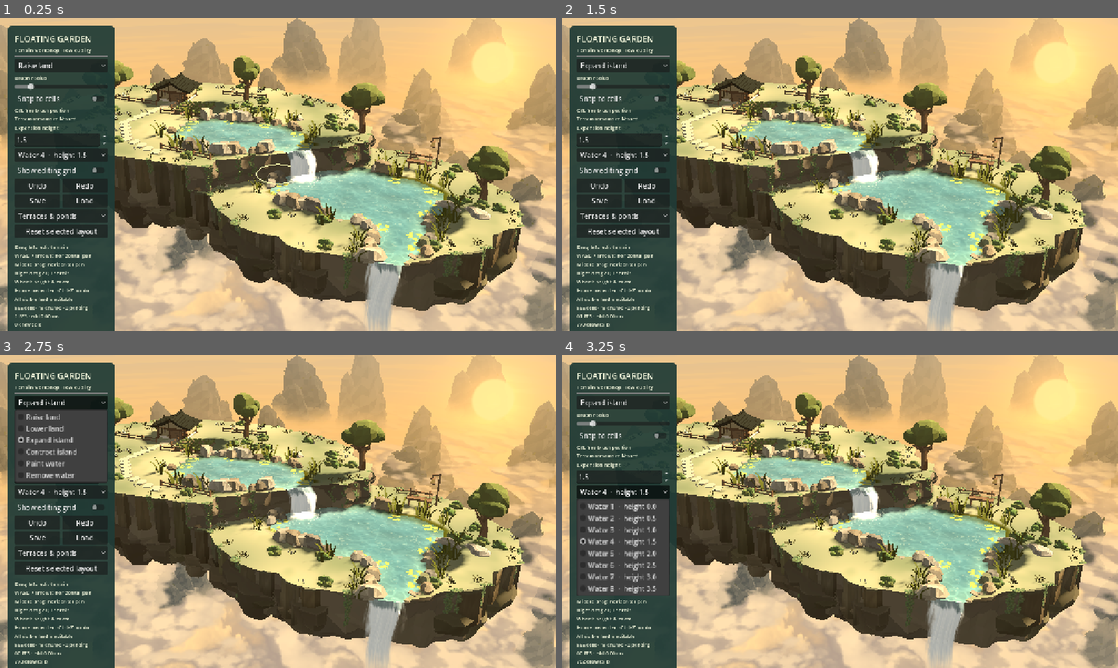
Above: before the commit, frames 1-4 (two rows, left to right).
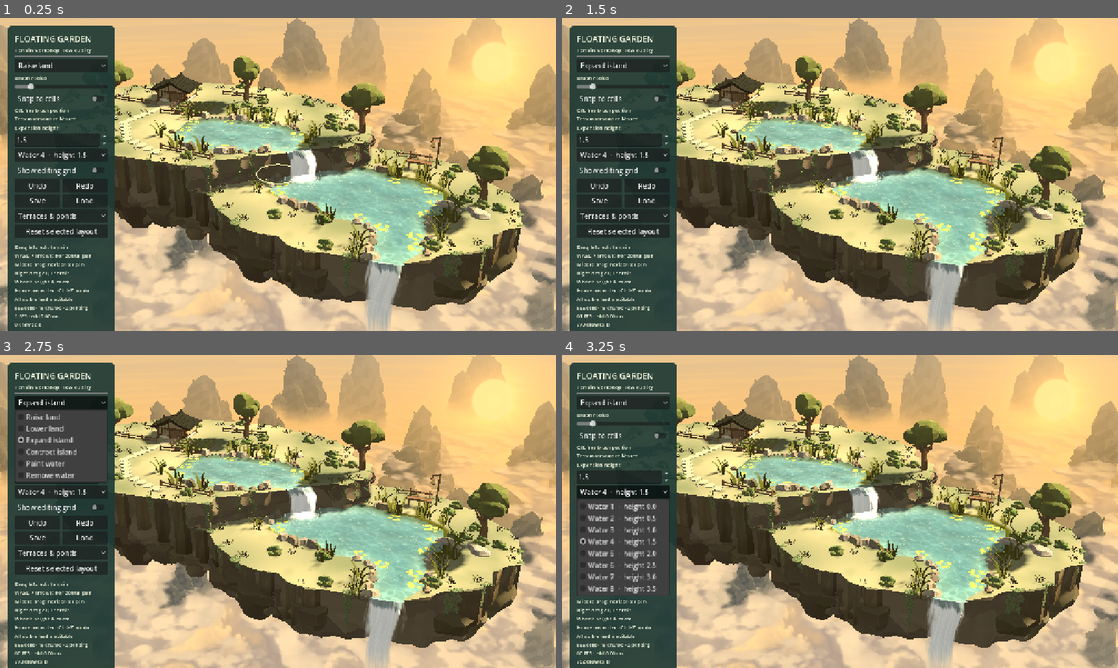
Above: after the commit, the same moments.

Repository: YI1219/Idle_and_incremental_game
Game: Godot game, scene res://scenes/terrain_editor.tscn
Two runs of this game, one before a commit and one after it. Both use one fixed random seed, a clock stepped at 60 frames per second and the inputs below.
Inputs:
- Up to frame 1 (0.25 s): no input
- Up to frame 2 (1.5 s): click "Raise land" at 0.5 s; click "Snap to cells" at 1.25 s
- Up to frame 3 (2.75 s): click "Expand island" at 2 s
- Up to frame 4 (3.25 s): click "Water 4 · height 1.5" at 2.75 s

The runs differ from the first frame. In frame 1, 2.3% of the frame differs, in the area x 30-79%, y 28-80%; in frame 2, 2.3%; in frame 3, 2.3%; in frame 4, 2.3%.

Commit message:
Smaller shore stones: one scale factor keeps size, rotation and submersion variety
Co-authored-by: YI <YI1219@users.noreply.github.com>

Diff:
--- a/scripts/terrain_editor/terrain_decoration.gd
+++ b/scripts/terrain_editor/terrain_decoration.gd
@@ -5,6 +5,9 @@
 const Contours=preload("res://scripts/terrain_editor/contour_terrain.gd")
 const Models=preload("res://scripts/terrain_editor/terrain_models.gd")
 const COMMON_TREE_HEIGHT := 4.15
+# Shore stones read as bank stones at gameplay framing, not as boulders that
+# dominate the lake rim.
+const SHORE_STONE_SCALE := .62
 var model_library:=Models.new()
 var assets:Dictionary={}
 var contours:RefCounted
@@ -340,6 +343,8 @@
 				across=lerpf(-.38,.10,random_at(cell,seed_value,1160+salt))
 				size=Vector3(lerpf(.70,1.20,random_at(cell,seed_value,1180+salt)),lerpf(1.00,1.75,random_at(cell,seed_value,1200+salt)),lerpf(.62,.90,random_at(cell,seed_value,1220+salt)))
 				sink=.08
+		size*=SHORE_STONE_SCALE
+		sink*=SHORE_STONE_SCALE
 		across=across*wet_reach if across<0 else across
 		var at:=bank+tangent*along+out*across
 		# Stones placed into the lake sit lower, partly submerged.
